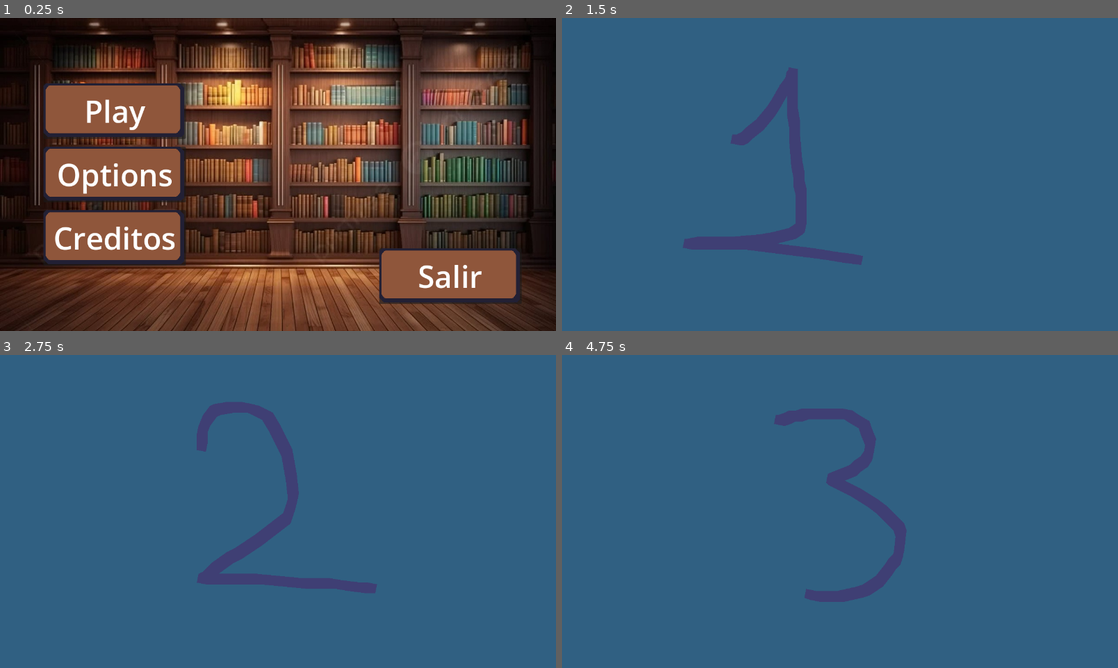
Above: before the commit, frames 1-4 (two rows, left to right).
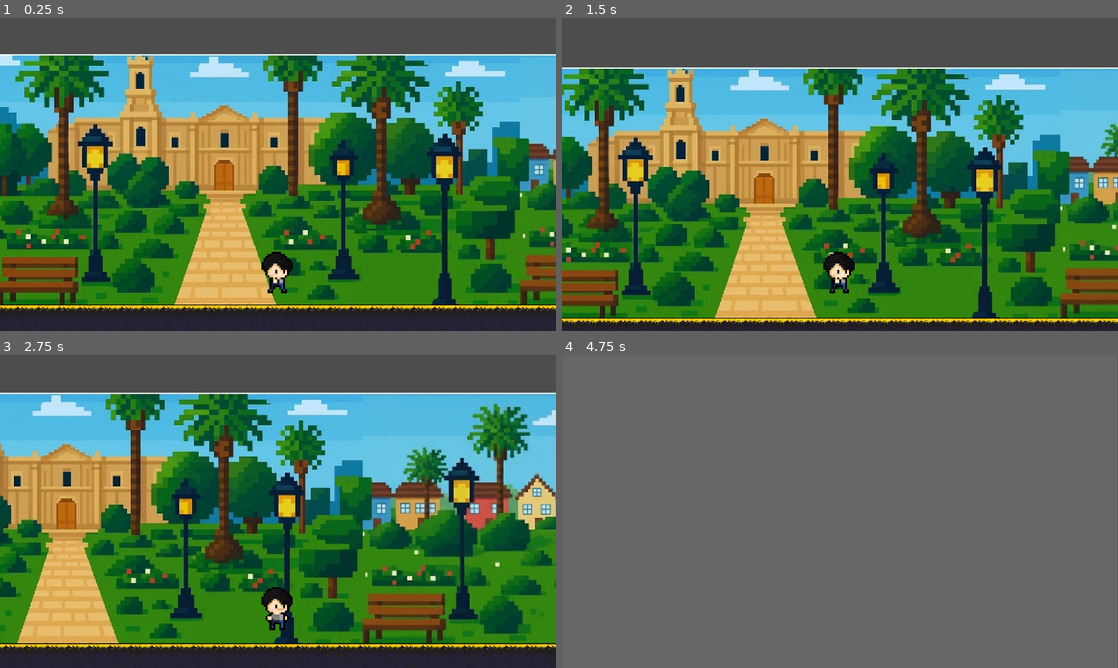
Above: after the commit, the same moments.

Repository: DnilsonAH/VolcanGameJam
Game: Godot game, scene res://Escenas/Main/game.tscn
The game is run twice, just before and just after one commit, with the same random seed, the same clock (stepped at 60 frames per second) and the same inputs. Before the commit the project starts from res://Escenas/Menu/Menu.tscn.
Inputs (mouse positions are in pixels of both pictures, inside the frame that each line leads up to):
- Up to frame 1 (0.25 s): no input
- Up to frame 2 (1.5 s): click (678, 111) at 0.5 s, where only the run before the commit has a clickable "Play"; tap Enter (ui_accept) at 1.25, 1.35 s; hold Right (ui_right) from 1.28 s (still down)
- Up to frame 3 (2.75 s): keep holding Right (ui_right); tap Enter (ui_accept) at 1.52, 1.82, 2.1, 2.27, 2.57 s
- Up to frame 4 (4.75 s): release Right (ui_right) at 2.78 s; hold Shift (shift_left) 2.78-3.53 s; tap Enter (ui_accept) at 2.85, 3.6, 3.77, 4.07, 4.35, 4.52 s; hold Right (ui_right) from 3.53 s (still down)

The runs differ from the first frame. In frame 1, 98% of the frame differs, in the area x 0-100%, y 0-100%; in frame 2, 100%; in frame 3, 100%; in frame 4, 100%.

Commit message:
Cambio de nivel base a bodyentiried

Diff:
--- a/Entities/Player/player_library.tscn
+++ b/Entities/Player/player_library.tscn
@@ -154,6 +154,9 @@
 &"Walk": SubResource("Animation_exw5w")
 }
 
+[sub_resource type="RectangleShape2D" id="RectangleShape2D_wnbyv"]
+size = Vector2(42, 15)
+
 [node name="playerLibrary" type="CharacterBody2D"]
 script = ExtResource("1_q22au")
 
@@ -173,3 +176,9 @@
 libraries = {
 &"": SubResource("AnimationLibrary_kw7rh")
 }
+
+[node name="Area2D" type="Area2D" parent="." groups=["player"]]
+
+[node name="CollisionShape2D" type="CollisionShape2D" parent="Area2D"]
+position = Vector2(0, 24.5)
+shape = SubResource("RectangleShape2D_wnbyv")
--- a/Entities/Player/player_plataform.tscn
+++ b/Entities/Player/player_plataform.tscn
@@ -154,7 +154,10 @@
 &"Walk": SubResource("Animation_exw5w")
 }
 
-[node name="PlayerPlataform" type="CharacterBody2D"]
+[sub_resource type="RectangleShape2D" id="RectangleShape2D_noteb"]
+size = Vector2(42, 15.333332)
+
+[node name="PlayerPlataform" type="CharacterBody2D" groups=["player"]]
 scale = Vector2(1.5, 1.5)
 script = ExtResource("1_qp32o")
 
@@ -176,3 +179,10 @@
 libraries = {
 &"": SubResource("AnimationLibrary_kw7rh")
 }
+
+[node name="Area2D" type="Area2D" parent="." groups=["player"]]
+
+[node name="CollisionShape2D" type="CollisionShape2D" parent="Area2D" groups=["player"]]
+position = Vector2(0, 24.333334)
+shape = SubResource("RectangleShape2D_noteb")
+disabled = true
--- a/Escenas/Game/Library/escena2_biblioteca.tscn
+++ b/Escenas/Game/Library/escena2_biblioteca.tscn
@@ -96,7 +96,7 @@
 position = Vector2(1212, 105.80493)
 
 [node name="StaticBody2D15" parent="objetos" instance=ExtResource("7_yon75")]
-position = Vector2(635, 248)
+position = Vector2(637, 277)
 
 [node name="Izquierda" type="Area2D" parent="."]
 
--- a/Escenas/Game/Place/escena1_plaza.tscn
+++ b/Escenas/Game/Place/escena1_plaza.tscn
@@ -1,5 +1,6 @@
-[gd_scene load_steps=7 format=4 uid="uid://bulud2erh8avi"]
+[gd_scene load_steps=9 format=4 uid="uid://bulud2erh8avi"]
 
+[ext_resource type="Script" uid="uid://ug83bmqbahps" path="res://Escenas/Scripts/escena_1_plaza.gd" id="1_dj3v7"]
 [ext_resource type="Texture2D" uid="uid://ccmnbnix8uush" path="res://Resources/Images/Fondos/Imagen de WhatsApp 2025-09-20 a las 17.59.05_422f3b9b.jpg" id="1_yhjhu"]
 [ext_resource type="PackedScene" uid="uid://b7pyfp6hvu4j3" path="res://Entities/Player/player_plataform.tscn" id="2_yhjhu"]
 [ext_resource type="PackedScene" uid="uid://b2f0yfh6wrki4" path="res://Entities/Floors/floor_campo.tscn" id="4_ou3qb"]
@@ -2813,8 +2814,12 @@
 tile_size = Vector2i(400, 450)
 sources/0 = SubResource("TileSetAtlasSource_7mumm")
 
-[node name="Escena1-Plaza" type="Node2D"]
+[sub_resource type="RectangleShape2D" id="RectangleShape2D_7mumm"]
+size = Vector2(1544, 376)
+
+[node name="Escena1-Plaza" type="Node2D" groups=["plaza"]]
 scale = Vector2(1.5, 1.5)
+script = ExtResource("1_dj3v7")
 
 [node name="BackGround" type="TileMapLayer" parent="."]
 tile_map_data = PackedByteArray("AAAAAAAAAAAAAAAAAAABAAAAAAABAAAAAAACAAAAAAACAAAAAAADAAAAAAADAAAAAAD//wAAAAABAAAAAAD+/wAAAAAAAAAAAAAEAAAAAAADAAAAAAAFAAAAAAADAAAAAAAGAAAAAAADAAAAAAA=")
@@ -2835,3 +2840,12 @@
 
 [node name="BlockNull" parent="." instance=ExtResource("5_dj3v7")]
 tile_map_data = PackedByteArray("AAD//wsAAAAAAAAAAAD+/wsAAAAAAAAAAAD9/wsAAAAAAAAAAAD8/wsAAAAAAAAAAAD7/wsAAAAAAAAAAAD6/w …(3552 unchanged characters)…
+
+[node name="siguiente" type="Area2D" parent="." groups=["plaza"]]
+
+[node name="CollisionShape2D" type="CollisionShape2D" parent="siguiente"]
+position = Vector2(1630, 192.66667)
+shape = SubResource("RectangleShape2D_7mumm")
+
+[connection signal="area_entered" from="siguiente" to="." method="_on_siguiente_area_entered"]
+[connection signal="body_entered" from="siguiente" to="." method="_on_siguiente_body_entered"]
--- a/Escenas/Main/game.tscn
+++ b/Escenas/Main/game.tscn
@@ -56,7 +56,7 @@
 &"saliendo": SubResource("Animation_xaje4")
 }
 
-[node name="GAME" type="Node2D"]
+[node name="GAME" type="Node2D" groups=["GAME"]]
 position = Vector2(-2, 0)
 script = ExtResource("1_cqe3n")
 
--- /dev/null
+++ b/Escenas/Scripts/escena_1_plaza.gd
@@ -0,0 +1,23 @@
+extends Node2D
+
+
+# Called when the node enters the scene tree for the first time.
+func _ready() -> void:
+	pass # Replace with function body.
+
+
+
+func _on_siguiente_area_entered(area: Area2D) -> void:
+	if area.is_in_group("player"):
+		var game = get_tree().get_nodes_in_group("GAME")[0]
+		game.siguiente_nivel = "mundo2"
+		game._verificar_nivel()
+		get_tree().get_nodes_in_group("escena1_plaza")[0].queue_free()
+
+
+func _on_siguiente_body_entered(body: Node2D) -> void:
+	if body.is_in_group("player"):
+		var game = get_tree().get_nodes_in_group("GAME")[0]
+		game.siguiente_nivel = "mundo2"
+		game._verificar_nivel()
+		get_tree().get_nodes_in_group("escena1_plaza")[0].queue_free()
--- a/Escenas/Scripts/game.gd
+++ b/Escenas/Scripts/game.gd
@@ -3,26 +3,38 @@
 @onready var GAME = $"."
 @onready var animacion = $AnimationPlayer
 
-var siguiente_nivel
+var siguiente_nivel : String = ""
 
-var mundo1 = preload("res://Escenas/Game/Place/escena1_plaza.tscn").instantiate()
-var mundo2 = preload("res://Escenas/Game/Library/escena2_biblioteca.tscn").instantiate()
+# ✅ Solo preload de PackedScene (sin instantiate aquí)
+var mundo1_scene = preload("res://Escenas/Game/Place/escena1_plaza.tscn")
+var mundo2_scene = preload("res://Escenas/Game/Library/escena2_biblioteca.tscn")
 
 func _ready():
+	add_to_group("GAME") # 👈 importante para que escena1_plaza lo encuentre
+	var mundo1 = mundo1_scene.instantiate()
+	mundo1.add_to_group("escena1_plaza")
 	GAME.add_child(mundo1)
 
 func _verificar_nivel():
-	match siguiente_nivel:
-		"escena2_biblioteca":
-			siguiente_nivel = mundo2
 	animacion.play("saliendo")
 
 func _siguiente_nivel():
-	var nivel = siguiente_nivel
+	var nivel
+	match siguiente_nivel:
+		"mundo1":
+			nivel = mundo1_scene.instantiate()
+			nivel.add_to_group("escena1_plaza")
+		"mundo2":
+			nivel = mundo2_scene.instantiate()
+			nivel.add_to_group("escena2_biblioteca")
+		_:
+			print("⚠ Nivel no reconocido: ", siguiente_nivel)
+			return
+
 	GAME.add_child(nivel)
 
 func _on_animation_player_animation_finished(anim_name: StringName) -> void:
 	if anim_name == "saliendo":
-		$AnimationPlayer.play("entrando")
-	if anim_name == "emtrando":
+		animacion.play("entrando")
+	elif anim_name == "entrando": # 👈 corregido
 		_siguiente_nivel()
--- a/project.godot
+++ b/project.godot
@@ -11,7 +11,7 @@
 [application]
 
 config/name="VolcanGameJam"
-run/main_scene="uid://cyxdq2bt4w2yi"
+run/main_scene="uid://djp7qoiygvnga"
 config/features=PackedStringArray("4.5", "Forward Plus")
 config/icon="res://icon.svg"
 
@@ -19,6 +19,12 @@
 
 window/size/viewport_width=1280
 window/size/viewport_height=720
+
+[global_group]
+
+player=""
+GAME=""
+plaza=""
 
 [input]
 
Not shown: 1 places in Entities/Player/player_library.tscn that only renumber resources
Not shown: 1 places in Entities/Player/player_plataform.tscn that only renumber resources
Not shown, added: Escenas/Scripts/escena_1_plaza.gd.uid
